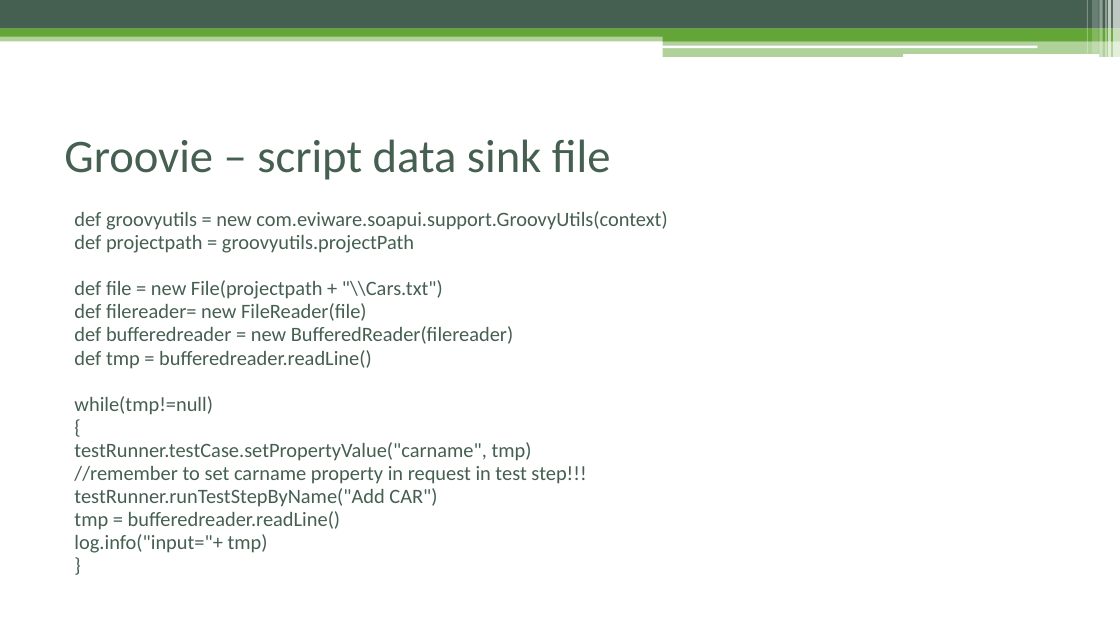
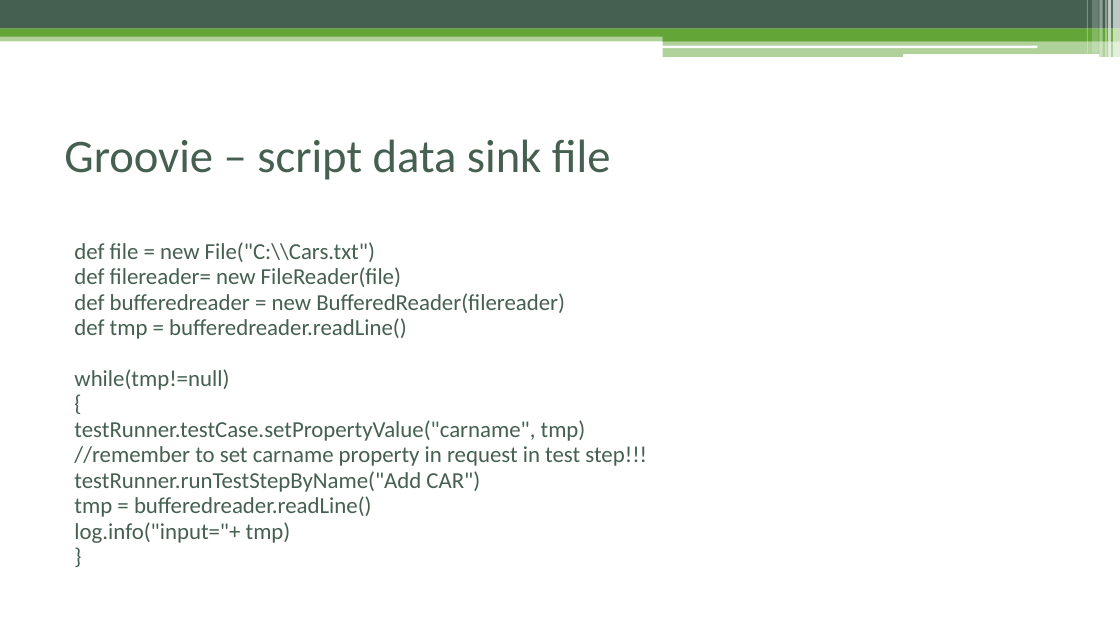
Before and after one commit to czyzyk29/SoapUI_Workshop, a slide deck: slide 49 of Warsztat_soapUI.pptx (slide 50 before the commit). Drawn at 1120x630 pixels with LibreOffice and Linux fonts; fonts in the diff are those of the drawing. Boxes give left, top, right and bottom in pixels: in the first picture for what was removed or moved away, otherwise in the second. Text is boxed around its words. In the diff, an @@ line names an element or a change of style, - is before the commit and + after.

Commit message:
update project and presentation

```diff
--- a/Warsztat_soapUI.pptx
+++ b/Warsztat_soapUI.pptx
@@ text at (74, 242, 375, 262): text changed; size 17.5 to 19.6 pt @@
-def groovyutils = new com.eviware.soapui.support.GroovyUtils(context)
-def projectpath = groovyutils.projectPath
-def file = new File(projectpath + "\\Cars.txt")
+def file = new File("C:\\Cars.txt")
@@ text at (74, 267, 647, 543): size 17.5 to 19.6 pt @@
```
Also in this commit, not shown: 13 other slides changed, 1 slide removed, 3 other files.
